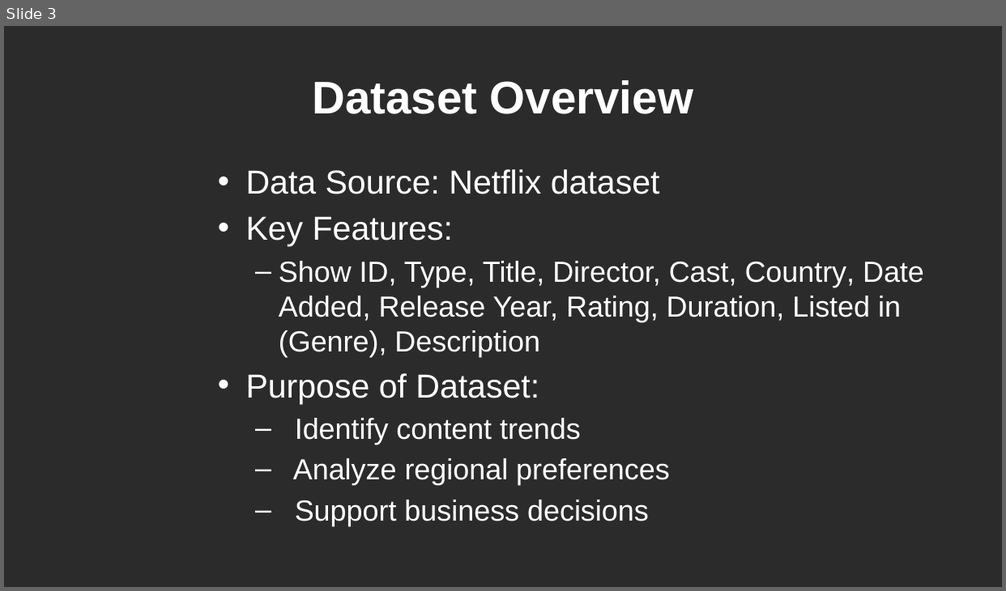
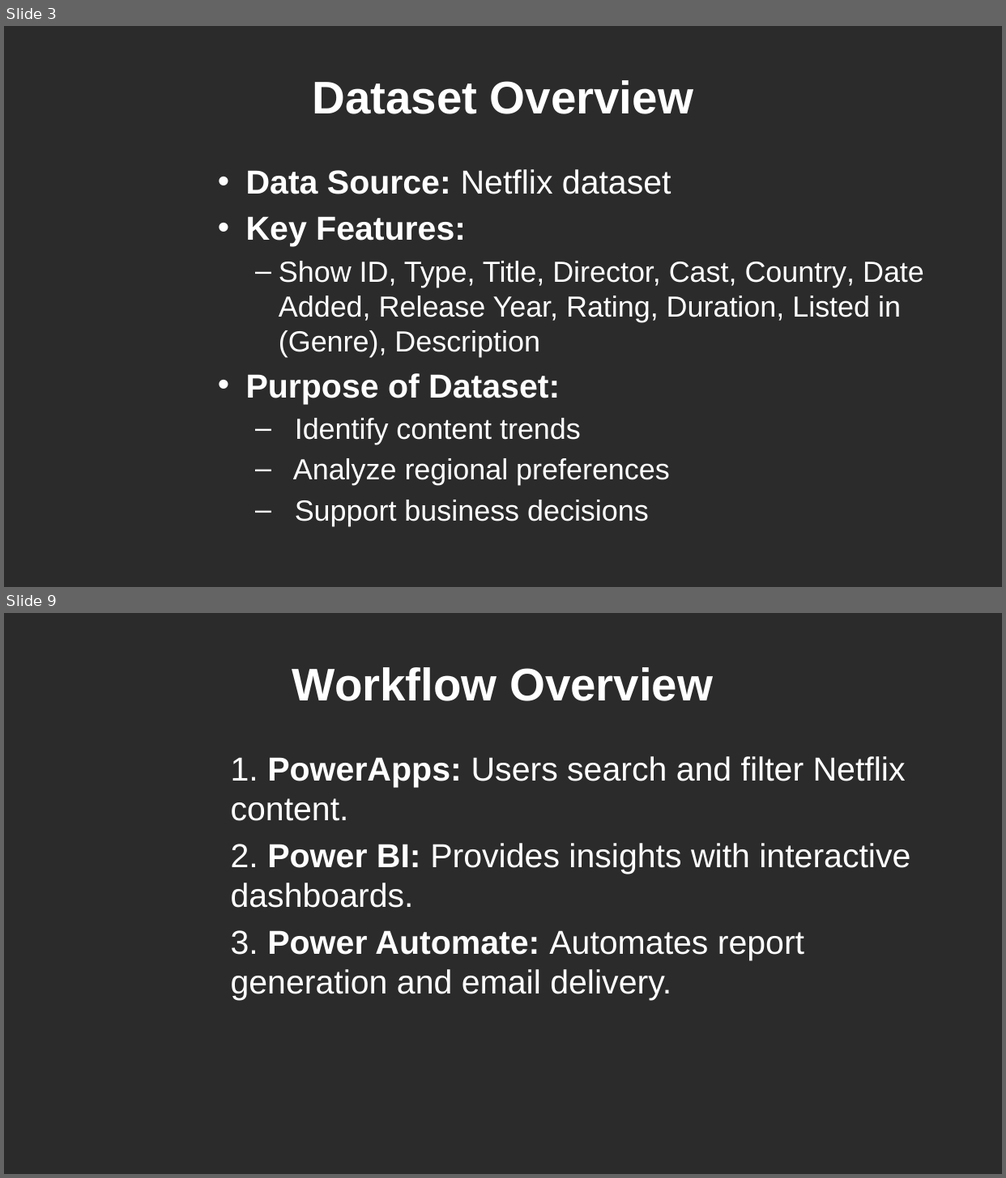
Before and after one commit to SubhaprathaSRK/NetflixAnalysis-Using-PowerBI, a slide deck: Netflix_Data_Analysis_Presentation.pptx. Shown one above the other, each under a label of ours: slide 3 before the commit, slides 3 and 9 after it; the slides between them are not shown. The pictures are 1006x591 and 1006x1178 pixels, drawn with LibreOffice and Linux fonts; fonts in the diff are those of the drawing; background and template pictures are left out; a plain dark background stands for a picture behind light text. Boxes give left, top, right and bottom in pixels: in the first picture for what was removed or moved away, otherwise in the second. Text is boxed around its words. In the diff, an @@ line names an element or a change of style, - is before the commit and + after.

```diff
--- a/Netflix_Data_Analysis_Presentation.pptx
+++ b/Netflix_Data_Analysis_Presentation.pptx
@@ slide 9 added at (4,613,1002,1174), background picture (left out) @@
@@ title added at (292,667,713,701), 44 pt, text #FFFFFF, bold @@
+Workflow Overview
@@ text added at (231,756,910,1000), 32 pt, text #FFFFFF @@
+1. PowerApps: Users search and filter Netflix content.
+2. Power BI: Provides insights with interactive dashboards.
+3. Power Automate: Automates report generation and email delivery.
@@ slide 3 changed as well @@
@@ text at (246,169,671,404): bold on in "Data Source:", "Key Features:", "Purpose of Dataset:" @@
```
Also in this commit, not shown: 9 other slides changed, 3 other slides added.
